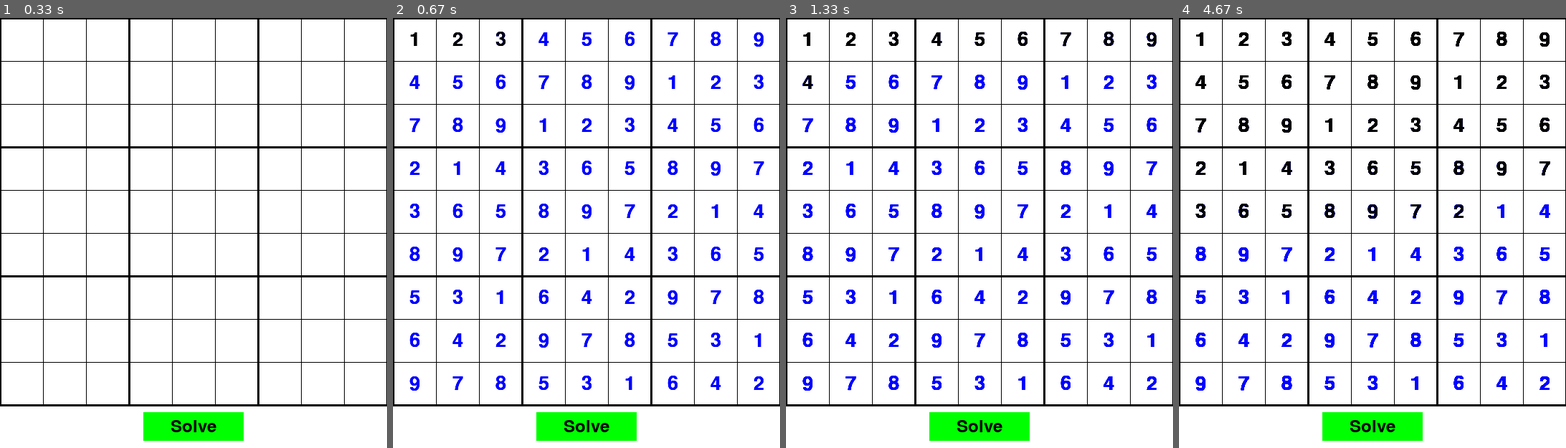
Above: before the commit, frames 1-4 (left to right).
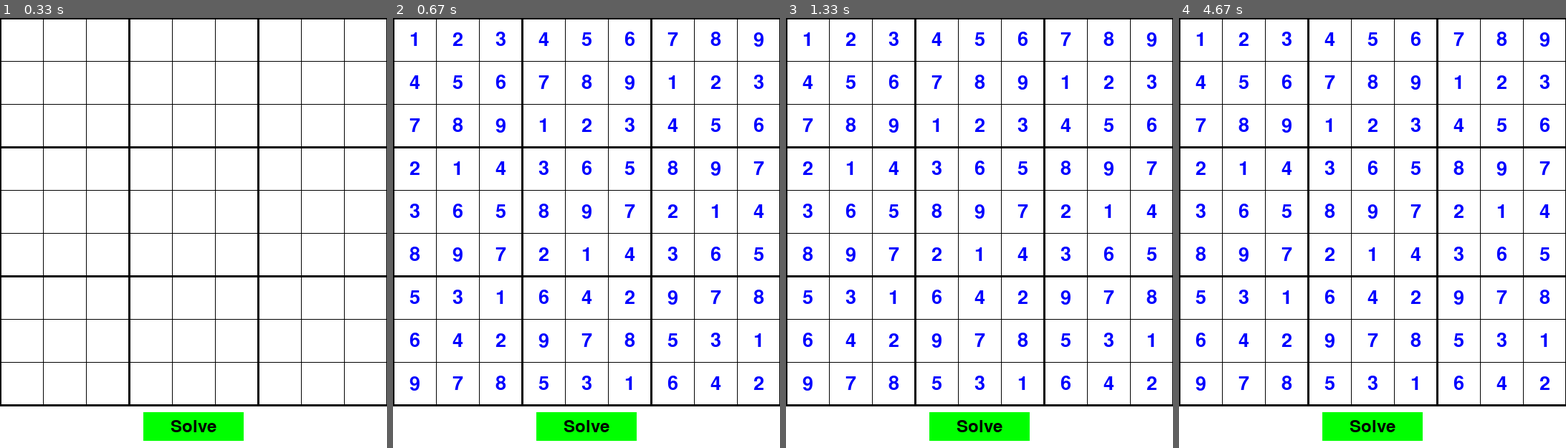
Above: after the commit, the same moments.

Repository: azharxkhan/Sudoku-Solver
Game: pygame game, started from pygamesudoku.py
Two runs of this game, one before a commit and one after it. Both use one fixed random seed, a clock stepped at 60 frames per second and the inputs below.
Inputs:
- Up to frame 1 (0.33 s): no input
- Up to frame 2 (0.67 s): click "Solve" at 0.38 s
- Up to frame 3 (1.33 s): no input
- Up to frame 4 (4.67 s): no input

Frame 1 is identical in both runs. In frame 2, 1.6% of the frame differs, in the area x 4-96%, y 3-87%; in frame 3, 2.0%; in frame 4, 3.1%.

Commit message:
fixed numbers showinging up one by one

Diff:
--- a/pygamesudoku.py
+++ b/pygamesudoku.py
@@ -1,7 +1,6 @@
 import pygame
 import sys
-from sudoku_solver import solve  # Assuming you have a function that solves the Sudoku puzzle
-import time
+from sudoku_solver import solve
 
 # Define the empty Sudoku board
 board = [
@@ -16,18 +15,8 @@
     [0, 0, 0, 0, 0, 0, 0, 0, 0]
 ]
 
-# User-entered numbers stored separately from solved numbers
-user_board = [
-    [0, 0, 0, 0, 0, 0, 0, 0, 0],
-    [0, 0, 0, 0, 0, 0, 0, 0, 0],
-    [0, 0, 0, 0, 0, 0, 0, 0, 0],
-    [0, 0, 0, 0, 0, 0, 0, 0, 0],
-    [0, 0, 0, 0, 0, 0, 0, 0, 0],
-    [0, 0, 0, 0, 0, 0, 0, 0, 0],
-    [0, 0, 0, 0, 0, 0, 0, 0, 0],
-    [0, 0, 0, 0, 0, 0, 0, 0, 0],
-    [0, 0, 0, 0, 0, 0, 0, 0, 0]
-]
+# To track user-entered numbers
+user_board = [[0 for _ in range(9)] for _ in range(9)]
 
 pygame.init()
 
@@ -43,16 +32,17 @@
 
 def draw_board():
     """
-    Draws the Sudoku board and displays user-entered numbers in black and solved numbers in blue.
+    Draws the Sudoku board, displaying user-entered numbers in black
+    and solver-added numbers in blue.
     """
     for i in range(9):
         for j in range(9):
-            if user_board[i][j] != 0:
+            if user_board[i][j] != 0:  # User-entered number
                 font = pygame.font.Font(None, FONT_SIZE)
                 text = font.render(str(user_board[i][j]), True, BLACK)
                 text_rect = text.get_rect(center=(j * 60 + 30, i * 60 + 30))
                 screen.blit(text, text_rect)
-            elif board[i][j] != 0:
+            elif board[i][j] != 0:  # Solver-added number
                 font = pygame.font.Font(None, FONT_SIZE)
                 text = font.render(str(board[i][j]), True, BLUE)
                 text_rect = text.get_rect(center=(j * 60 + 30, i * 60 + 30))
@@ -91,21 +81,10 @@
         number = int(event.unicode)
         if 1 <= number <= 9:
             user_board[row][col] = number
+            board[row][col] = number  # Keep the board in sync
         else:
             user_board[row][col] = 0
-
-
-def reveal_solution():
-    """
-    Slowly reveals the solution by showing each number one by one.
-    """
-    for i in range(9):
-        for j in range(9):
-            if user_board[i][j] == 0 and board[i][j] != 0:
-                user_board[i][j] = board[i][j]
-                draw_board()
-                pygame.display.update()
-                time.sleep(0.1)
+            board[row][col] = 0  # Reset to 0 if invalid number is entered
 
 
 def main():
@@ -132,8 +111,7 @@
             elif event.type == pygame.MOUSEBUTTONDOWN:
                 if event.button == 1:
                     if solve_button.collidepoint(event.pos):
-                        solve(board)
-                        reveal_solution()
+                        solve(board)  # Solve the puzzle; solved numbers are added in blue
                     else:
                         selected_cell = get_cell(event.pos)
             elif event.type == pygame.KEYDOWN and selected_cell:
